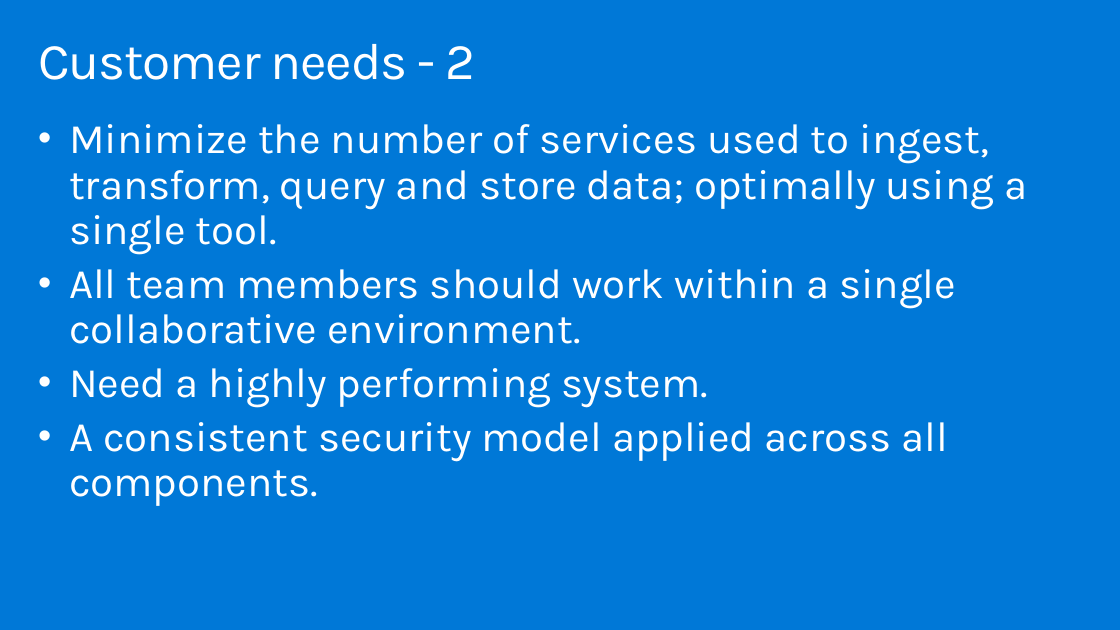
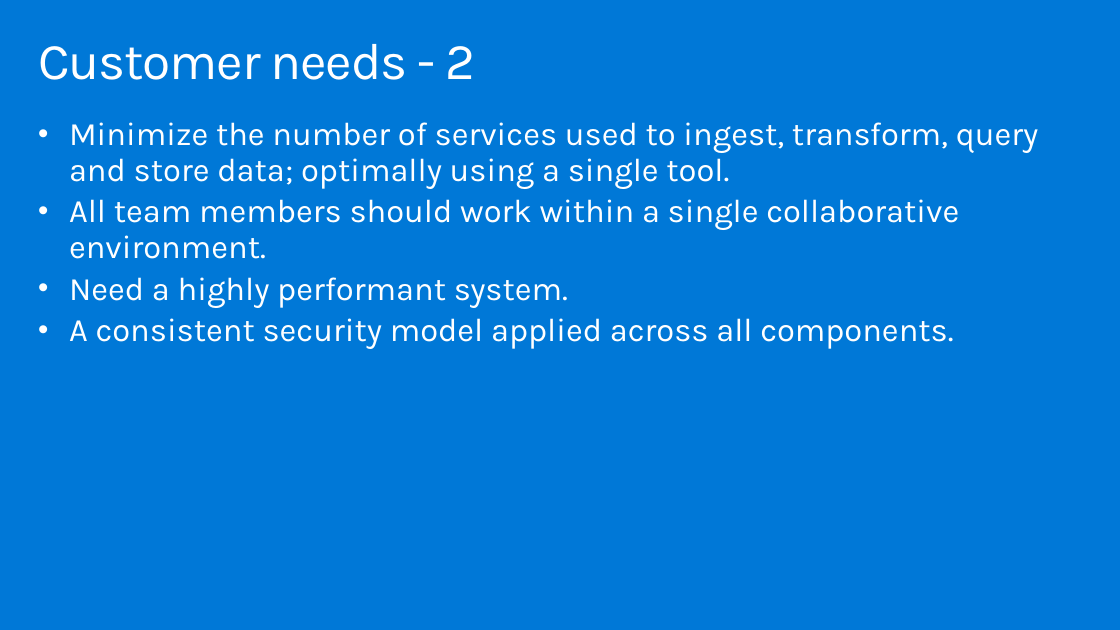
Before and after one commit to solliancenet/MCW-Azure-Synapse-Analytics, a slide deck: slide 10 of Whiteboard design session/WDS trainer presentation - Azure Synapse Analytics.pptx. Drawn at 1120x630 pixels with LibreOffice and Linux fonts; fonts in the diff are those of the drawing. Boxes give left, top, right and bottom in pixels: in the first picture for what was removed or moved away, otherwise in the second. Text is boxed around its words. In the diff, an @@ line names an element or a change of style, - is before the commit and + after.

```diff
--- a/Whiteboard design session/WDS trainer presentation - Azure Synapse Analytics.pptx
+++ b/Whiteboard design session/WDS trainer presentation - Azure Synapse Analytics.pptx
@@ text at (x1=69, y1=122, x2=1039, y2=349): size 36 to 28 pt in "Minimize the number of services used to ...", "All team members should work within a ...", "A consistent security model applied across all ..."; less space between paragraphs @@
@@ text at (x1=69, y1=277, x2=568, y2=308): text changed; size 36 to 28 pt @@
-• Need a highly performing system.
+• Need a highly performant system.
```
Also in this commit, not shown: 26 other slides changed, 2 other files.
